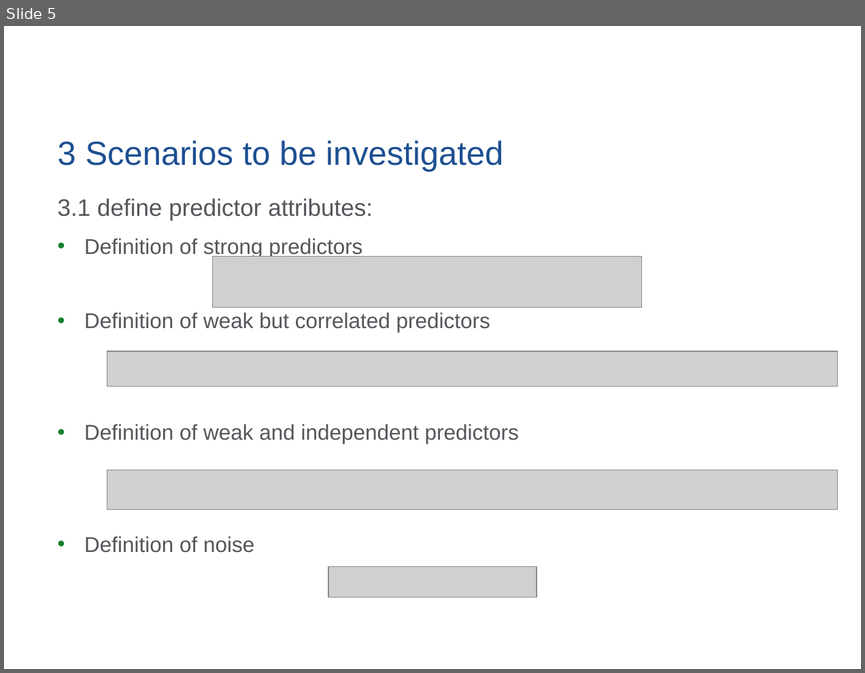
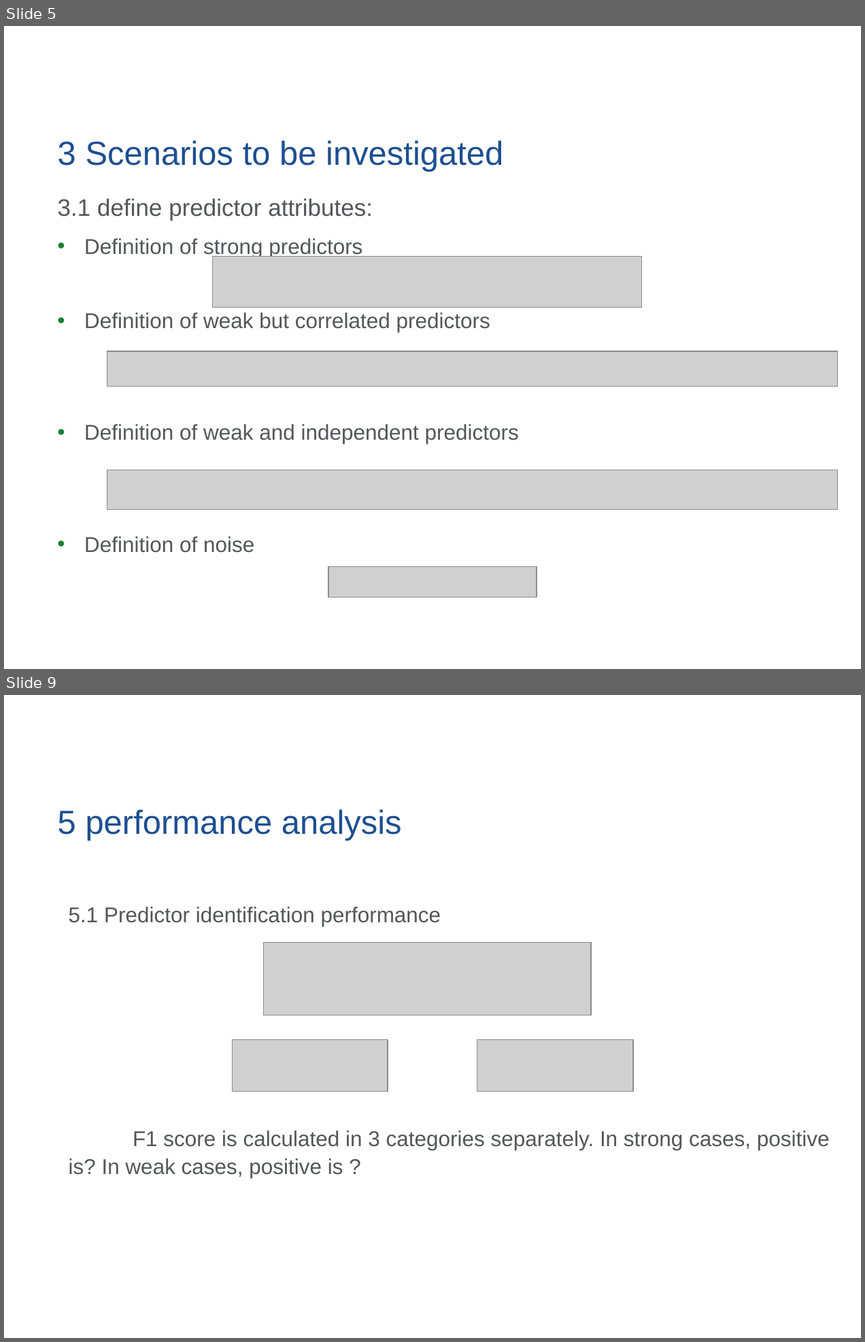
Before and after one commit to yuqimiao/p8160_project1_group7, a slide deck: slide_template/RS11023_Mailman_Standard_Template_12_2018.pptx. Shown one above the other, each under a label of ours: slide 5 before the commit, slides 5 and 9 after it; the slides between them are not shown. The pictures are 865x673 and 865x1342 pixels, drawn with LibreOffice and Linux fonts; fonts in the diff are those of the drawing; grey boxes stand for pictures; background and template pictures are left out. Boxes give left, top, right and bottom in pixels: in the first picture for what was removed or moved away, otherwise in the second. Text is boxed around its words. In the diff, an @@ line names an element or a change of style, - is before the commit and + after.

```diff
--- a/slide_template/RS11023_Mailman_Standard_Template_12_2018.pptx
+++ b/slide_template/RS11023_Mailman_Standard_Template_12_2018.pptx
@@ slide 9 added at [4, 695, 861, 1338], background picture (left out) @@
@@ title added at [58, 809, 402, 841], 28 pt, text #1D4F91 @@
+5 performance analysis
@@ text added at [69, 906, 830, 1178], 18 pt, text #53565A @@
+5.1 Predictor identification performance
+F1 score is calculated in 3 categories separately. In strong cases, positive is? In weak cases, positive is ?
@@ picture added at [264, 943, 591, 1015] @@
@@ picture added at [232, 1040, 388, 1091] @@
@@ picture added at [477, 1040, 633, 1091] @@
@@ page number added at [597, 1298, 797, 1332], 10 pt, text #FFFFFF @@
+9
```
Also in this commit, not shown: 3 slides changed, 2 other slides added, 2 other files.
